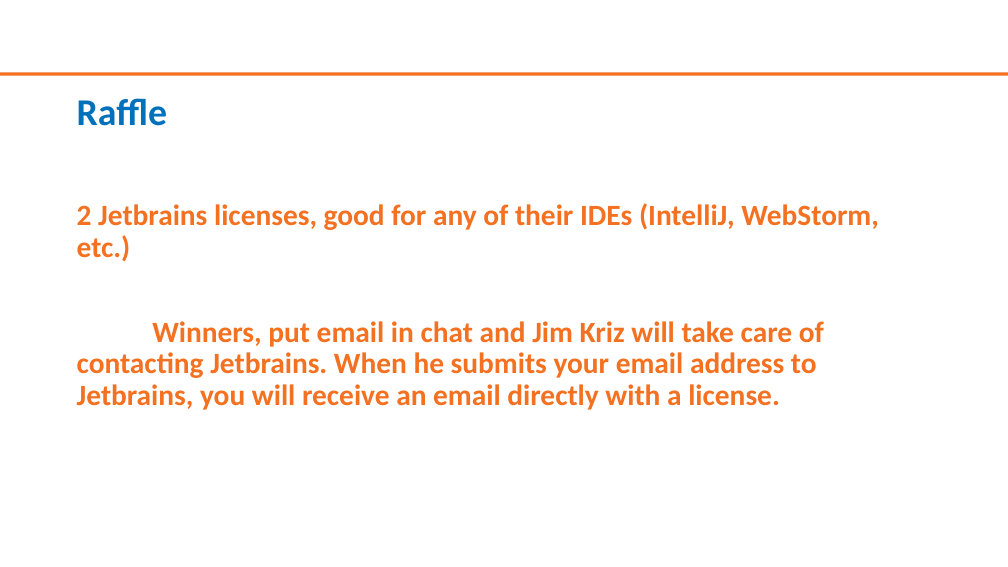
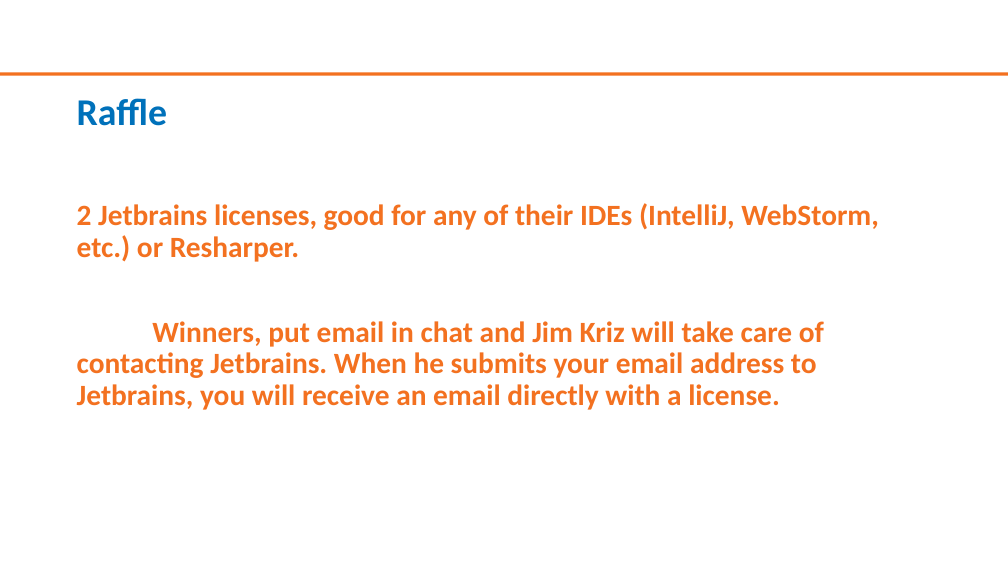
Before and after one commit to Ingage-Meetup/XC-20210120, a slide deck: slide 3 of slides.pptx. Drawn at 1008x567 pixels with LibreOffice and Linux fonts; fonts in the diff are those of the drawing; background and template pictures are left out. Boxes give left, top, right and bottom in pixels: in the first picture for what was removed or moved away, otherwise in the second. Text is boxed around its words. In the diff, an @@ line names an element or a change of style, - is before the commit and + after.

Commit message:
Edited slides

```diff
--- a/slides.pptx
+++ b/slides.pptx
@@ text at bbox=[77, 203, 879, 262]: text changed @@
-2 Jetbrains licenses, good for any of their IDEs (IntelliJ, WebStorm, etc.)
+2 Jetbrains licenses, good for any of their IDEs (IntelliJ, WebStorm, etc.) or Resharper.
```
Also in this commit, not shown: 1 other slide changed, 5 slides added, 5 slides removed.
